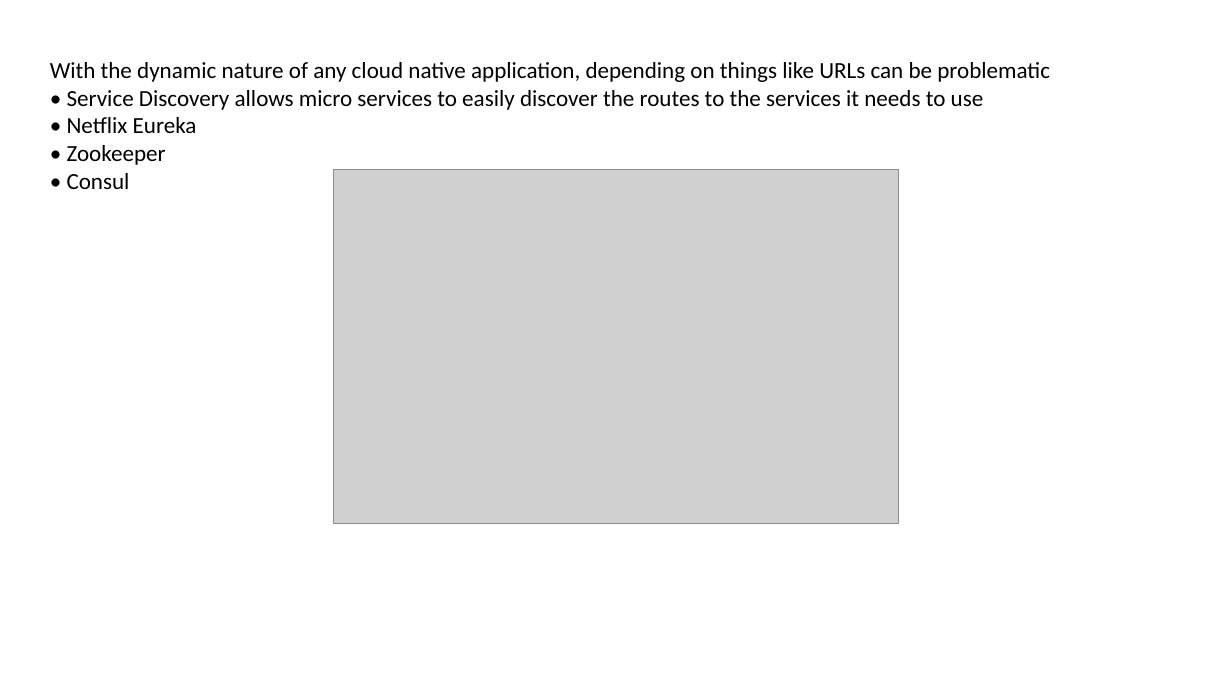
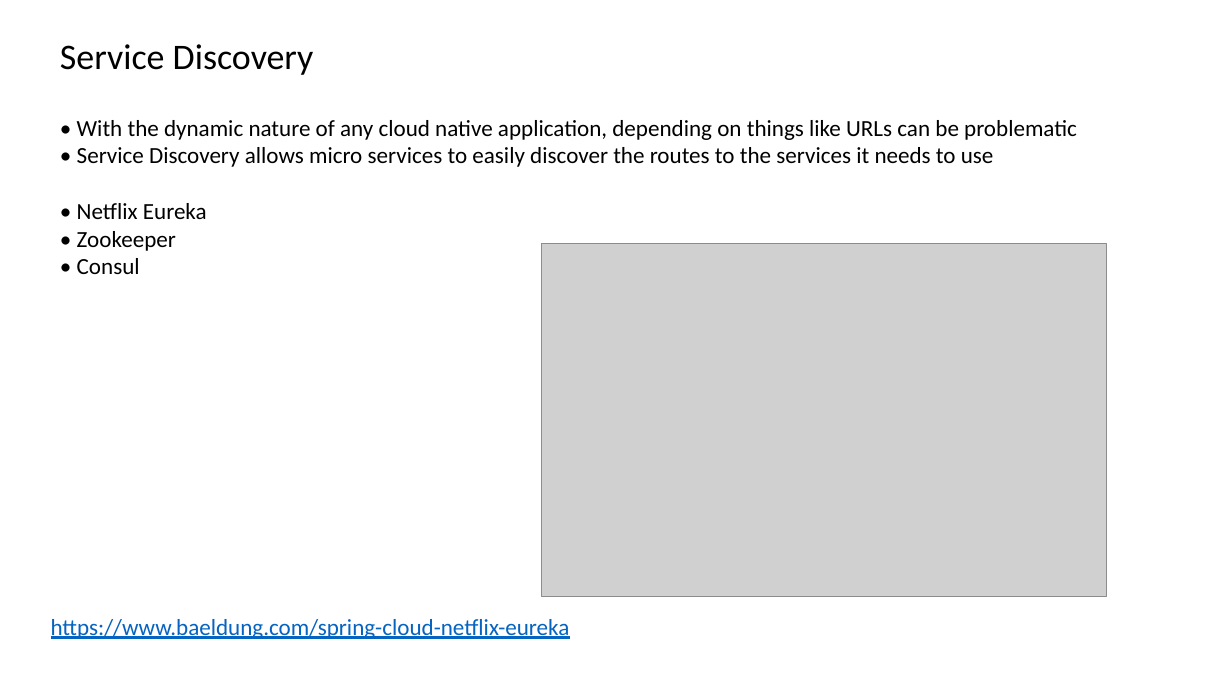
Before and after one commit to kundankumarjha/springclouddemo, a slide deck: slide 7 of SpringCloud.pptx (slide 6 before the commit). Drawn at 1232x693 pixels with LibreOffice and Linux fonts; fonts in the diff are those of the drawing; grey boxes stand for pictures. Boxes give left, top, right and bottom in pixels: in the first picture for what was removed or moved away, otherwise in the second. Text is boxed around its words. In the diff, an @@ line names an element or a change of style, - is before the commit and + after.

```diff
--- a/SpringCloud.pptx
+++ b/SpringCloud.pptx
@@ text added at [60,44,314,75], 28 pt, text #000000 @@
+Service Discovery
@@ text "• With the dynamic nature ...": place and size @@
-text "• With the dynamic nature ..." at [50,62,1050,189]
+text "• With the dynamic nature ..." at [77,120,1077,274]
@@ text at [77,120,1077,140]: text changed @@
-With the dynamic nature of any cloud native application, depending on things like URLs can be problematic
+• With the dynamic nature of any cloud native application, depending on things like URLs can be problematic
@@ picture: place and size @@
-picture at [334,170,898,523]
+picture at [542,243,1106,596]
@@ text added at [51,619,570,639], 18 pt, text #0563C1, underline @@
+https://www.baeldung.com/spring-cloud-netflix-eureka
```
Also in this commit, not shown: 8 other slides changed, 3 slides added, 1 slide removed.
